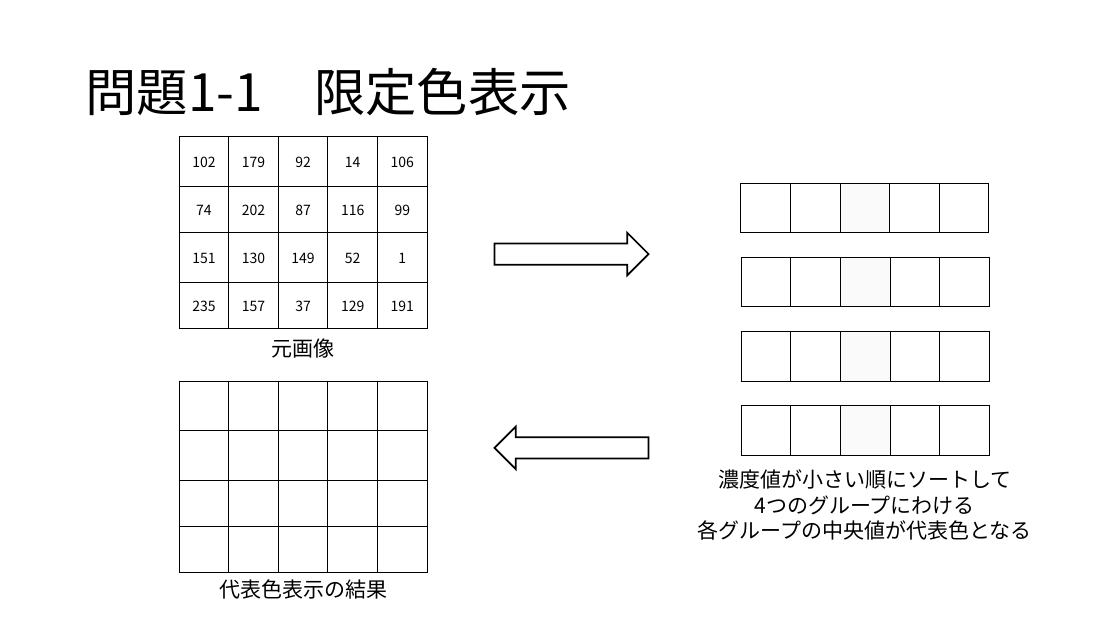
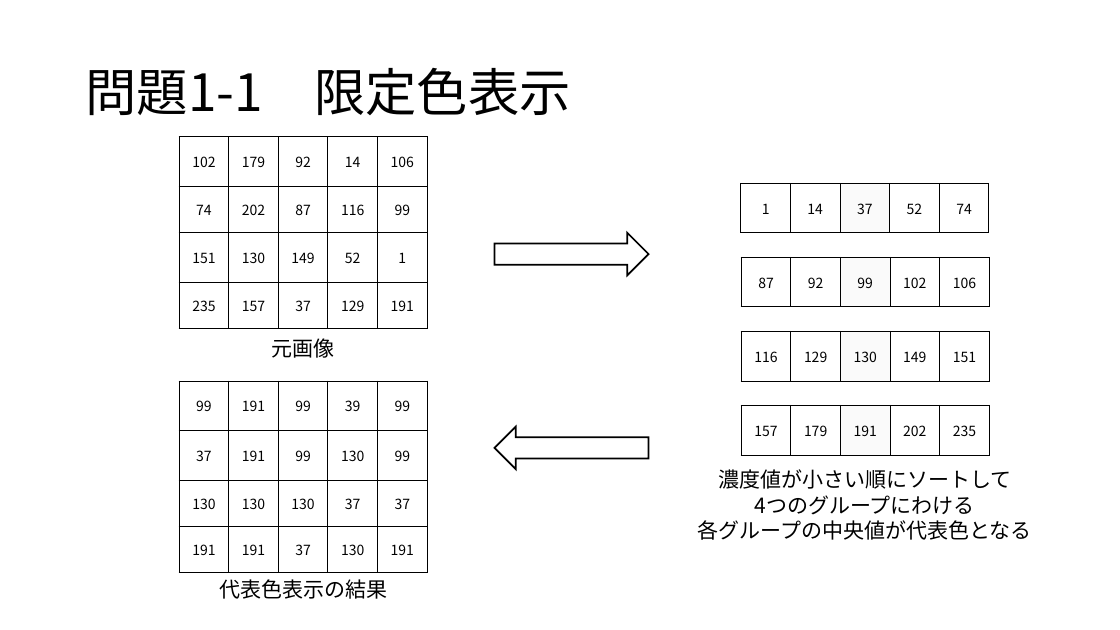
Before and after one commit to yanagi-jabee-28/TeX-Folder, a slide deck: slide 2 of Image_Processing_Engineering/work2/レポート課題2_問題1作業用.pptx. Drawn at 1120x630 pixels with LibreOffice and Linux fonts; fonts in the diff are those of the drawing. Boxes give left, top, right and bottom in pixels: in the first picture for what was removed or moved away, otherwise in the second. Text is boxed around its words. In the diff, an @@ line names an element or a change of style, - is before the commit and + after.

```diff
--- a/Image_Processing_Engineering/work2/レポート課題2_問題1作業用.pptx
+++ b/Image_Processing_Engineering/work2/レポート課題2_問題1作業用.pptx
@@ table at [741,183,989,233] @@
-row 1:  |  |  |  | 
+row 1: 1 | 14 | 37 | 52 | 74
@@ table at [741,257,989,307] @@
-row 1:  |  |  |  | 
+row 1: 87 | 92 | 99 | 102 | 106
@@ table at [741,332,989,381] @@
-row 1:  |  |  |  | 
+row 1: 116 | 129 | 130 | 149 | 151
@@ table at [179,381,427,573] @@
-row 1:  |  |  |  | 
+row 1: 99 | 191 | 99 | 39 | 99
-row 2:  |  |  |  | 
+row 2: 37 | 191 | 99 | 130 | 99
-row 3:  |  |  |  | 
+row 3: 130 | 130 | 130 | 37 | 37
-row 4:  |  |  |  | 
+row 4: 191 | 191 | 37 | 130 | 191
@@ table at [741,406,989,455] @@
-row 1:  |  |  |  | 
+row 1: 157 | 179 | 191 | 202 | 235
```
Also in this commit, not shown: 1 other slide changed, 4 other files.
